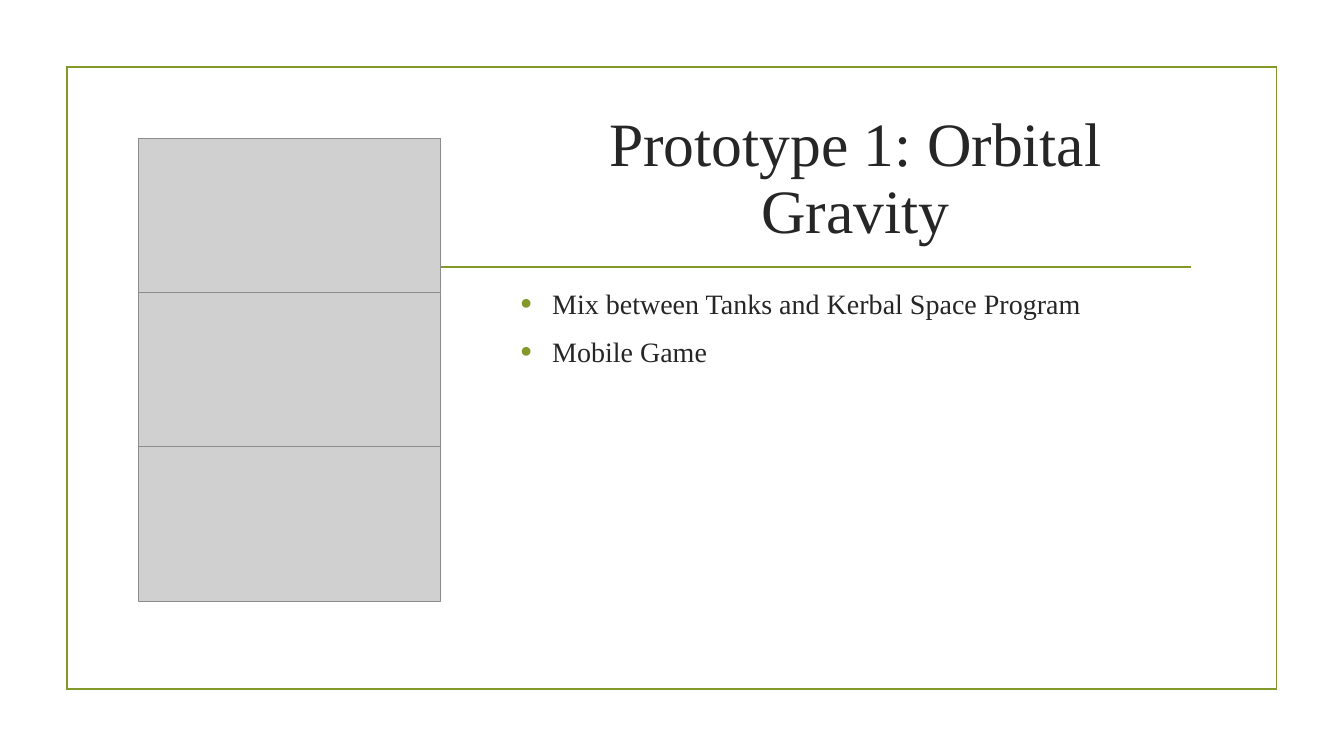
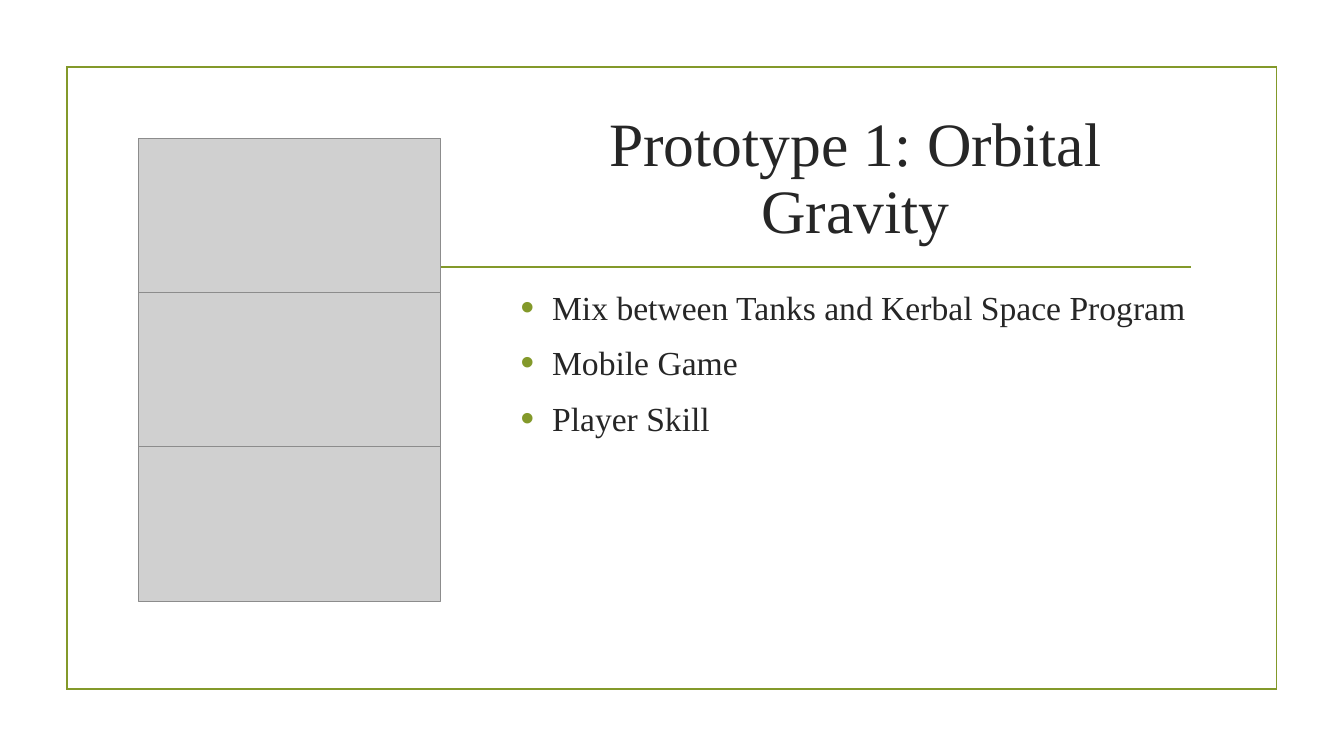
Before and after one commit to UoSGamesGroups/second-semester-dm-group-1, a slide deck: slide 8 of docs/presentation/Adversarial Physics.pptx. Drawn at 1344x756 pixels with LibreOffice and Linux fonts; fonts in the diff are those of the drawing; grey boxes stand for pictures; background and template pictures are left out. Boxes give left, top, right and bottom in pixels: in the first picture for what was removed or moved away, otherwise in the second. Text is boxed around its words. In the diff, an @@ line names an element or a change of style, - is before the commit and + after.

Commit message:
Stacking Prototype slide on presentation

```diff
--- a/docs/presentation/Adversarial Physics.pptx
+++ b/docs/presentation/Adversarial Physics.pptx
@@ text at box(552, 296, 1186, 376): size 20 to 24 pt in "Mix between Tanks and Kerbal Space Program", "Mobile Game" @@
@@ text at box(552, 407, 709, 437): paragraph added @@
+• Player Skill
```
Also in this commit, not shown: 4 other slides changed, 7 other files.
